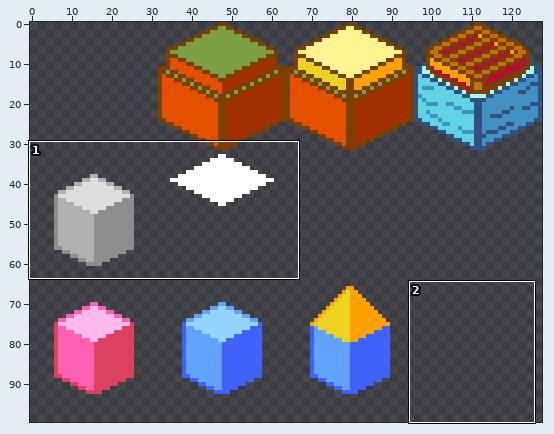
Sprite sheet: src/sprites/spriteSheetIso00_64.png. Above, an overview of the earlier version with the close-up marked.
Close-up. The starting point:
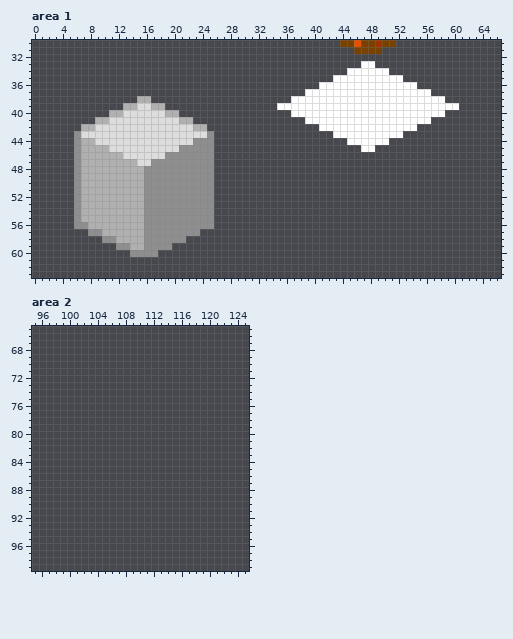
The file is 256x256 pixels, drawn in blocks of 2x2; one block is one cell here. Shown: area 1: x 0..66, y 30..63; area 2: x 95..125, y 65..99. The wide view leaves out empty margins.
Now the later version:
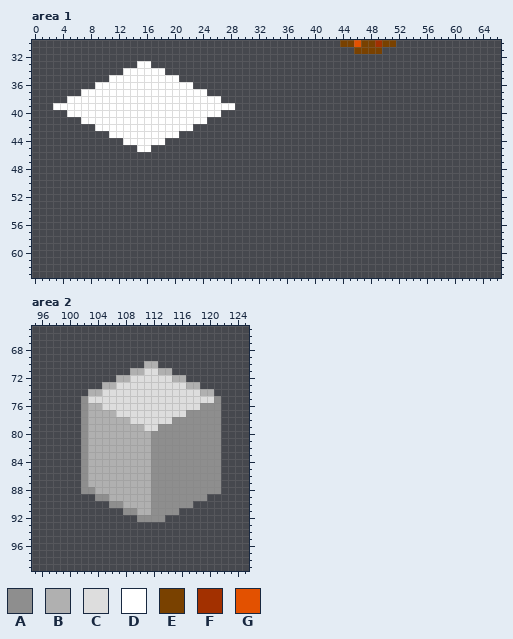
Palette (. is transparent): A #8e8e8e  B #b0b0b0  C #dddddd  D #ffffff  E #794100  F #a23000  G #e35100
Changes in this commit:
Area 1:
y 33: x 15..16 .. -> DD; x 47..48 DD -> ..
y 34: x 13..18 ...... -> DDDDDD; x 45..50 DDDDDD -> ......
y 35: x 11..20 .......... -> DDDDDDDDDD; x 43..52 DDDDDDDDDD -> ..........
y 36: x 9..22 .............. -> DDDDDDDDDDDDDD; x 41..54 DDDDDDDDDDDDDD -> ..............
y 37: x 7..24 .................. -> DDDDDDDDDDDDDDDDDD; x 39..56 DDDDDDDDDDDDDDDDDD -> ..................
y 38: x 5..26 ..........BB.......... -> DDDDDDDDDDDDDDDDDDDDDD; x 37..58 DDDDDDDDDDDDDDDDDDDDDD -> ......................
y 39: x 3..28 ..........BBCCBB.......... -> DDDDDDDDDDDDDDDDDDDDDDDDDD; x 35..60 DDDDDDDDDDDDDDDDDDDDDDDDDD -> ..........................
y 40: x 5..26 ......BBCCCCCCBB...... -> DDDDDDDDDDDDDDDDDDDDDD; x 37..58 DDDDDDDDDDDDDDDDDDDDDD -> ......................
y 41: x 7..24 ..BBCCCCCCCCCCBB.. -> DDDDDDDDDDDDDDDDDD; x 39..56 DDDDDDDDDDDDDDDDDD -> ..................
y 42: x 7..24 BBCCCCCCCCCCCCCCBB -> ..DDDDDDDDDDDDDD..; x 41..54 DDDDDDDDDDDDDD -> ..............
y 43: x 6..25 ACCCCCCCCCCCCCCCCCCA -> .....DDDDDDDDDD.....; x 43..52 DDDDDDDDDD -> ..........
y 44: x 6..25 ABBCCCCCCCCCCCCCCAAA -> .......DDDDDD.......; x 45..50 DDDDDD -> ......
y 45: x 6..25 ABBBBCCCCCCCCCCAAAAA -> .........DD.........; x 47..48 DD -> ..
y 46: x 6..25 ABBBBBBCCCCCCAAAAAAA -> ....................
y 47: x 6..25 ABBBBBBBBCCAAAAAAAAA -> ....................
y 48..55: x 6..25 ABBBBBBBBBAAAAAAAAAA -> ....................
y 56: x 6..25 AABBBBBBBBAAAAAAAAAA -> ....................
y 57: x 8..23 AABBBBBBAAAAAAAA -> ................
y 58: x 10..21 AABBBBAAAAAA -> ............
y 59: x 12..19 AABBAAAA -> ........
y 60: x 14..17 AAAA -> ....
Area 2:
y 70: x 111..112 .. -> BB
y 71: x 109..114 ...... -> BBCCBB
y 72: x 107..116 .......... -> BBCCCCCCBB
y 73: x 105..118 .............. -> BBCCCCCCCCCCBB
y 74: x 103..120 .................. -> BBCCCCCCCCCCCCCCBB
y 75: x 102..121 .................... -> ACCCCCCCCCCCCCCCCCCA
y 76: x 102..121 .................... -> ABBCCCCCCCCCCCCCCAAA
y 77: x 102..121 .................... -> ABBBBCCCCCCCCCCAAAAA
y 78: x 102..121 .................... -> ABBBBBBCCCCCCAAAAAAA
y 79: x 102..121 .................... -> ABBBBBBBBCCAAAAAAAAA
y 80..87: x 102..121 .................... -> ABBBBBBBBBAAAAAAAAAA
y 88: x 102..121 .................... -> AABBBBBBBBAAAAAAAAAA
y 89: x 104..119 ................ -> AABBBBBBAAAAAAAA
y 90: x 106..117 ............ -> AABBBBAAAAAA
y 91: x 108..115 ........ -> AABBAAAA
y 92: x 110..113 .... -> AAAA
Boxes around the changes in both close-ups, in picture pixels (x1, y1, x2, y2):
changed: (53, 61, 235, 257)
erased: (277, 61, 459, 152)
added: (81, 361, 221, 522)
